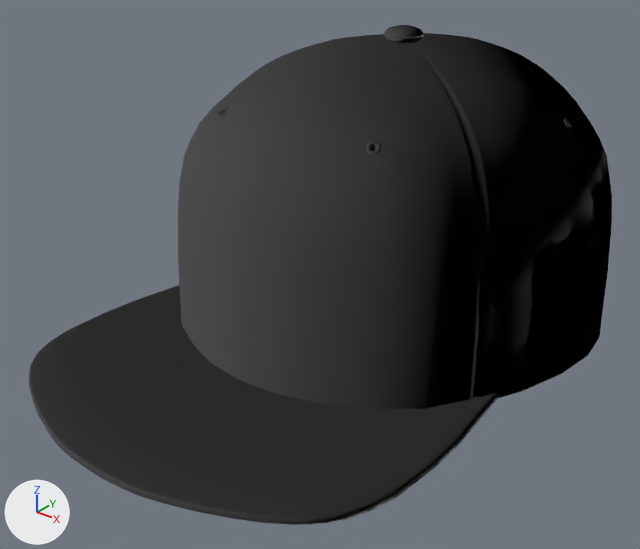
The glTF model models/03_aba_reta.glb: old version first, new version second.
Both versions are drawn from a 50 mm camera at (3.09, -4.22, 2.83) aimed at (-0.02, -0.33, 0.42). The axes (+X, +Y, +Z) are drawn at lower left. The lights are the same throughout. Where no turn or scale is listed for an object, it has been applied to the vertices.

Objects in the first picture: 'aba_cima', 'corpo', 'frente'.
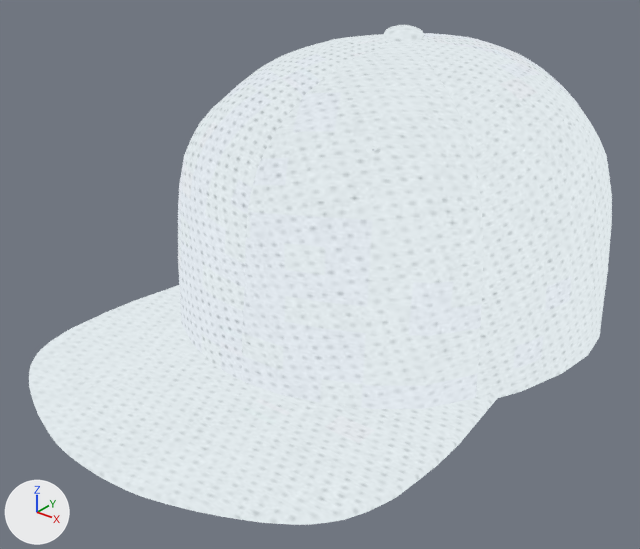
What changed in the scene script:
```text
Add img_poliester:
    img_poliester = load_image('poliester', '_unpacked/poliester', 996, 665, 'sRGB')
Change mat_materiais:
    remove # nodes: BsdfPrincipled, OutputMaterial
    remove # colours: white #eeeeee
    nodes: BsdfTransparent, Emission, LightPath, MixShader, OutputMaterial, TexImage
    uses the picture img_poliester
```

Pixel boxes (x1, y1, x2, y2) of what changed, in the pictures (640 x 549 px):
'frente', surface changed (black to white)
    both: (178, 40, 484, 409)
'aba_cima', surface changed (black to white)
    both: (29, 285, 500, 525)
'corpo', surface changed (black to white)
    both: (217, 25, 612, 398)
